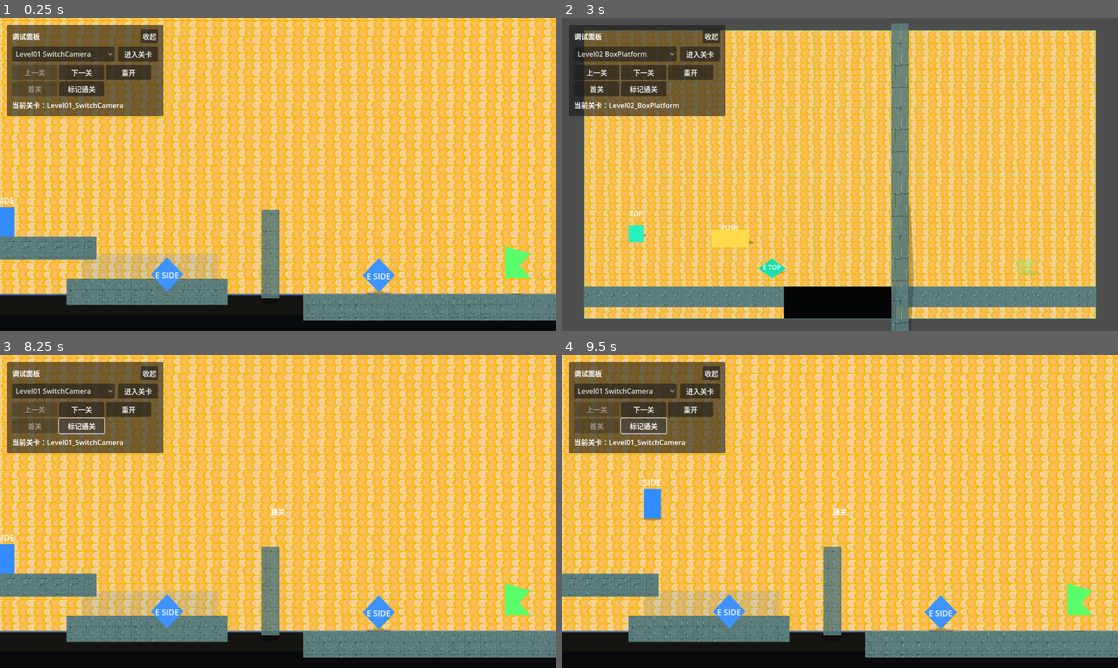
Above: before the commit, frames 1-4 (two rows, left to right).
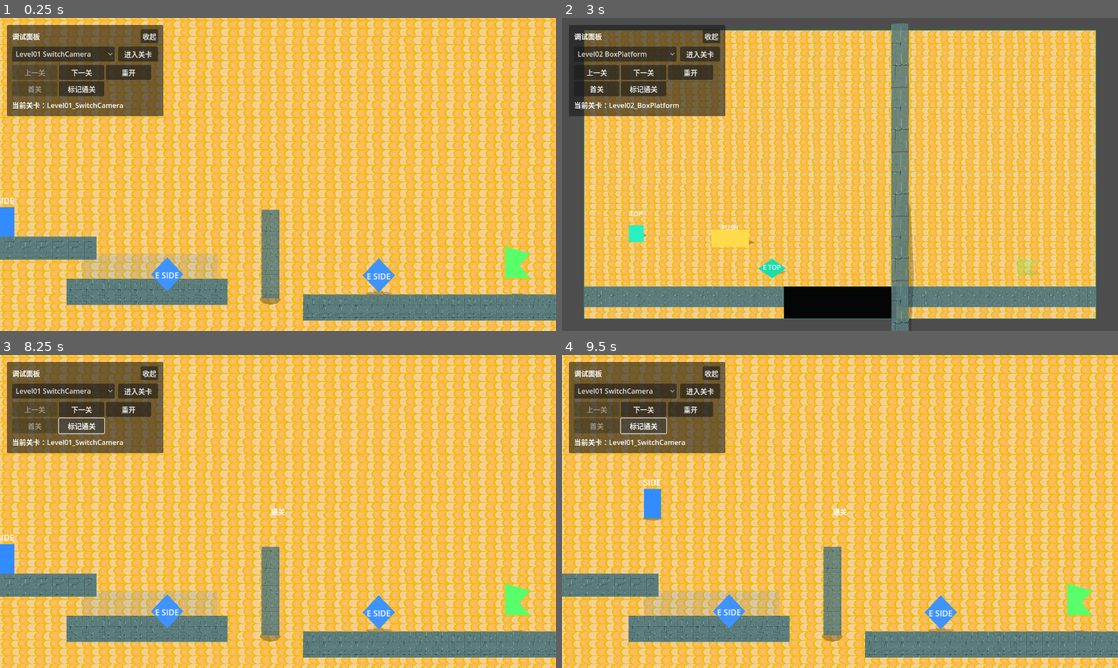
Above: after the commit, the same moments.

Repository: JrDw0/side-to-topdown-new
Game: Godot game, scene res://scenes/levels/Level01_SwitchCamera.tscn
The game is run twice, just before and just after one commit, with the same random seed, the same clock (stepped at 60 frames per second) and the same inputs.
Inputs:
- Up to frame 1 (0.25 s): no input
- Up to frame 2 (3 s): click "收起" at 0.5 s; click "展开" at 1.25 s; click "进入关卡" at 2 s; click "下一关" at 2.75 s
- Up to frame 3 (8.25 s): click "收起" at 3.5 s; click "展开" at 4.25 s; click "Level02 BoxPlatform" at 5 s; click "进入关卡" at 5.75 s; click "上一关" at 6.5 s; click "重开" at 7.25 s; click "标记通关" at 8 s
- Up to frame 4 (9.5 s): tap Enter at 8.75 s; hold D (move_right) from 8.78 s (still down); tap E (interact) at 8.85 s; tap Space (jump) at 9.02 s

The runs differ from the first frame. In frame 1, 7.2% of the frame differs, in the area x 0-100%, y 88-100%; in frame 2, nothing differs; in frame 3, 7.2%; in frame 4, 7.2%.

Commit message:
feat(backdrop): 添加横版地平线阴影开关控制
新增 `draw_side_horizon_shadow` 导出变量，允许开发者禁用横版视角底部的暗色地平线遮罩，解决屏幕底部出现黑块的问题。同时清理了场景文件中冗余的默认 modulate 属性。

Diff:
--- a/scenes/levels/Level01_SwitchCamera.tscn
+++ b/scenes/levels/Level01_SwitchCamera.tscn
@@ -35,7 +35,6 @@
 script = ExtResource("3_backdrop")
 
 [node name="WallpaperTile" type="Sprite2D" parent="ModeBackdrop"]
-modulate = Color(1, 1, 1, 1)
 z_index = -1
 texture_filter = 1
 texture_repeat = 2
--- a/scripts/ModeBackdrop.gd
+++ b/scripts/ModeBackdrop.gd
@@ -10,6 +10,8 @@
 @export var grid_step := 64.0
 ## 横版地平线与俯视网格互相淡入淡出的时长。
 @export_range(0.0, 1.0, 0.01) var transition_duration := 0.22
+## 是否绘制横版视角底部暗色地平线遮罩。关闭可避免屏幕底部出现黑块。
+@export var draw_side_horizon_shadow := false
 
 var _mode: int = PerspectiveModes.Mode.SIDE
 var _transition_progress := 0.0
@@ -68,9 +70,10 @@
 	if alpha <= 0.0:
 		return
 
-	draw_rect(Rect2(Vector2(0.0, 640.0), Vector2(size.x, 80.0)), Color(0.045, 0.05, 0.06, 0.96 * alpha))
-	draw_rect(Rect2(Vector2(0.0, 680.0), Vector2(size.x, 40.0)), Color(0.028, 0.032, 0.04, 0.85 * alpha))
-	draw_line(Vector2(0.0, 640.0), Vector2(size.x, 640.0), Color(0.26, 0.48, 0.82, 0.62 * alpha), 3.0)
+	if draw_side_horizon_shadow:
+		draw_rect(Rect2(Vector2(0.0, 640.0), Vector2(size.x, 80.0)), Color(0.045, 0.05, 0.06, 0.96 * alpha))
+		draw_rect(Rect2(Vector2(0.0, 680.0), Vector2(size.x, 40.0)), Color(0.028, 0.032, 0.04, 0.85 * alpha))
+		draw_line(Vector2(0.0, 640.0), Vector2(size.x, 640.0), Color(0.26, 0.48, 0.82, 0.62 * alpha), 3.0)
 
 	var reference_color := Color(0.42, 0.58, 0.82, 0.13 * alpha)
 	for line_y in [520.0, 570.0, 610.0]:
Not shown, added: scripts/BrickVisualBuilder.gd.uid
